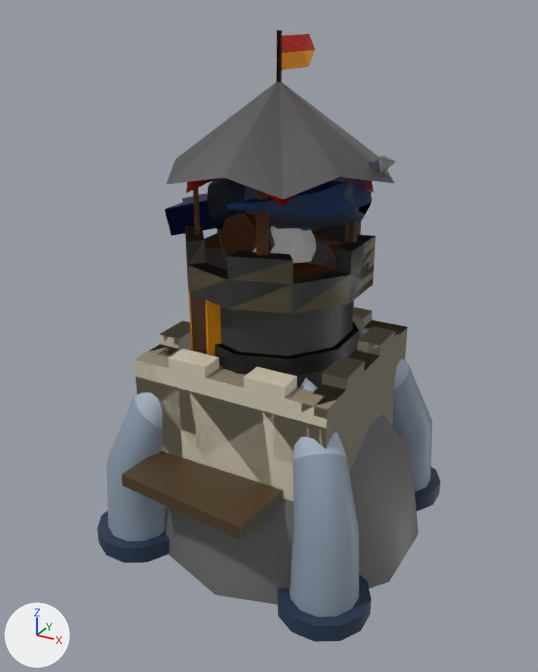
Before and after pictures for a commit that changed the FBX model Content/Buildings.fbx.
One viewpoint serves both versions: a camera (50 mm lens) standing at (3.21, -6.02, 5.11) and looking at (-0.06, -0.07, 2.14). Lighting does not change. The marker at lower left points along +X, +Y and +Z. Where no turn or scale is listed for an object, it has been applied to the vertices.

Names of what the first picture shows: 'ArcherTower_Lvl_1', 'Ballista Lvl3', 'Cannon', 'CannonTower_Lvl_1', 'CannonTower_Lvl_2', 'CannonTower_Lvl_3', 'Crystal', 'CrystalHolder', 'GoldMine', 'GoldMineBuilt', 'Wall_All', 'Wall_All_Side', 'Wall_Two_Side'.
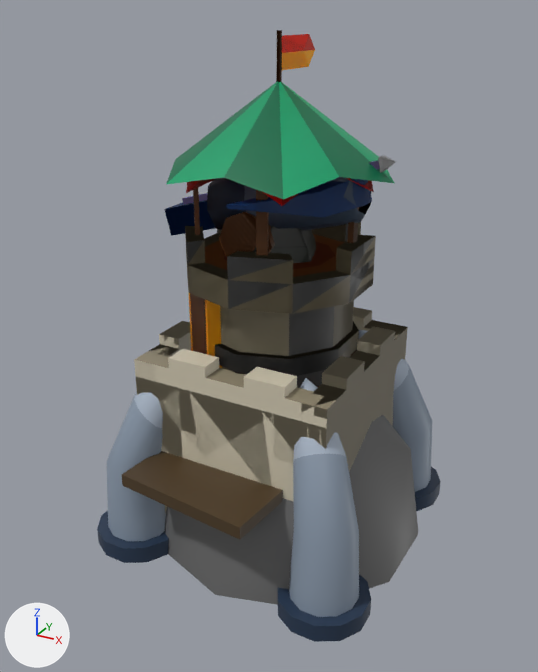
Location of each change, (x1, y1, x2, y2) in pixels of the pictures (538 x 672 px):
'Ballista', recoloured
    both: (269, 156, 389, 201)
'Ballista Lvl3', recoloured
    both: (269, 156, 389, 201)
'Crystal', recoloured (grey to black)
    both: (253, 226, 316, 263)
part 1 of me_cone_001, surface changed (grey to green)
    both: (166, 81, 394, 199)

Patch to the scene script:
```diff
--- a/Content/Buildings.fbx.py
+++ b/Content/Buildings.fbx.py
@@ me_cube_001 @@
 me_cube_001.from_pydata(...)  # 57 vertices, 37 faces; spans x -1.2..1.11, y -0.9..0.9, z 2.99..3.97
-me_cube_001.materials.append(mat_base_001)  # picture img_colorpalette_png
+me_cube_001.materials.append(mat_base)  # picture img_colorpalette_png
@@ me_icosphere_002 @@
 me_icosphere_002.from_pydata(...)  # 609 vertices, 626 faces; spans x -0.46..0.46, y -0.44..0.44, z -1.08..1.09
+me_icosphere_002.materials.append(mat_base)  # picture img_colorpalette_png
@@ me_cone_001 @@
 me_cone_001.from_pydata(...)  # 289 vertices, 209 faces; spans x -1.11..1.11, y -1.0..1.0, z -0.05..4.94
 # used by ob_cannontower_lvl_3; location = (0.0, 0.0, 0.0)
+# me_cone_001 part 1: texture (UV) coordinates of 12 of 209 faces, centred in x -0.64..0.64, y -0.63..0.63, z 4.06, changed; they spanned u 0.3..0.33, v 0.11..0.11 and now span u 0.12..0.14, v 0.53..0.53
 me_cone_001.materials.append(mat_base)
@@ me_cube_003 @@
 me_cube_003.from_pydata(...)  # 57 vertices, 37 faces; spans x -1.2..1.11, y -0.9..0.9, z 2.99..3.97
-me_cube_003.materials.append(mat_base_002)  # picture img_colorpalette_png
+me_cube_003.materials.append(mat_base)  # picture img_colorpalette_png
```
